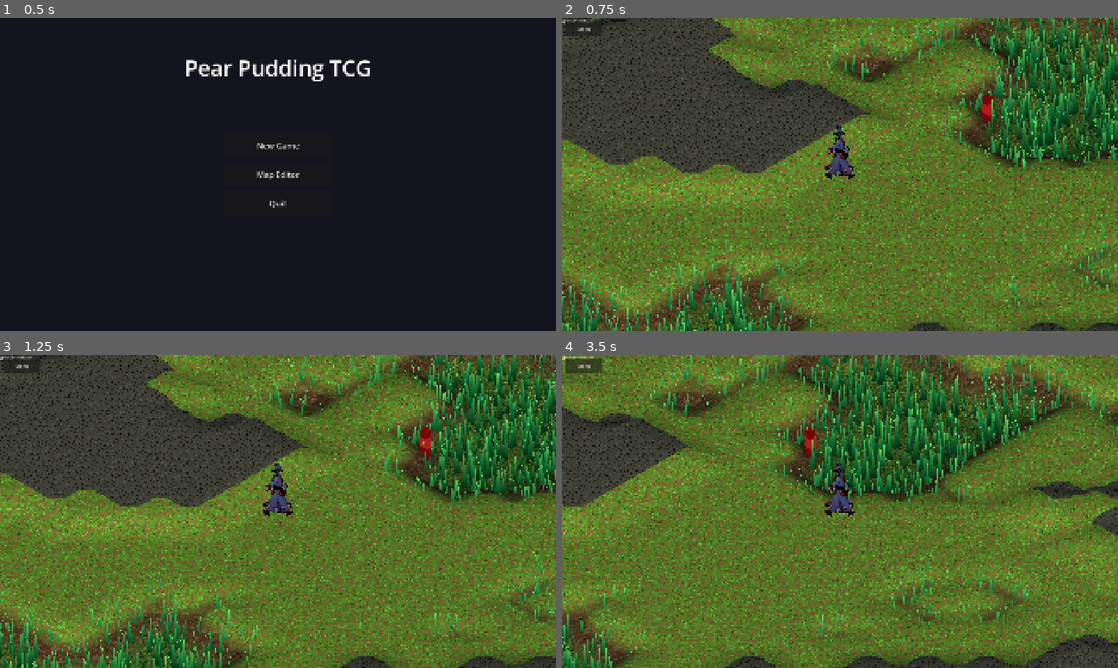
Above: before the commit, frames 1-4 (two rows, left to right).
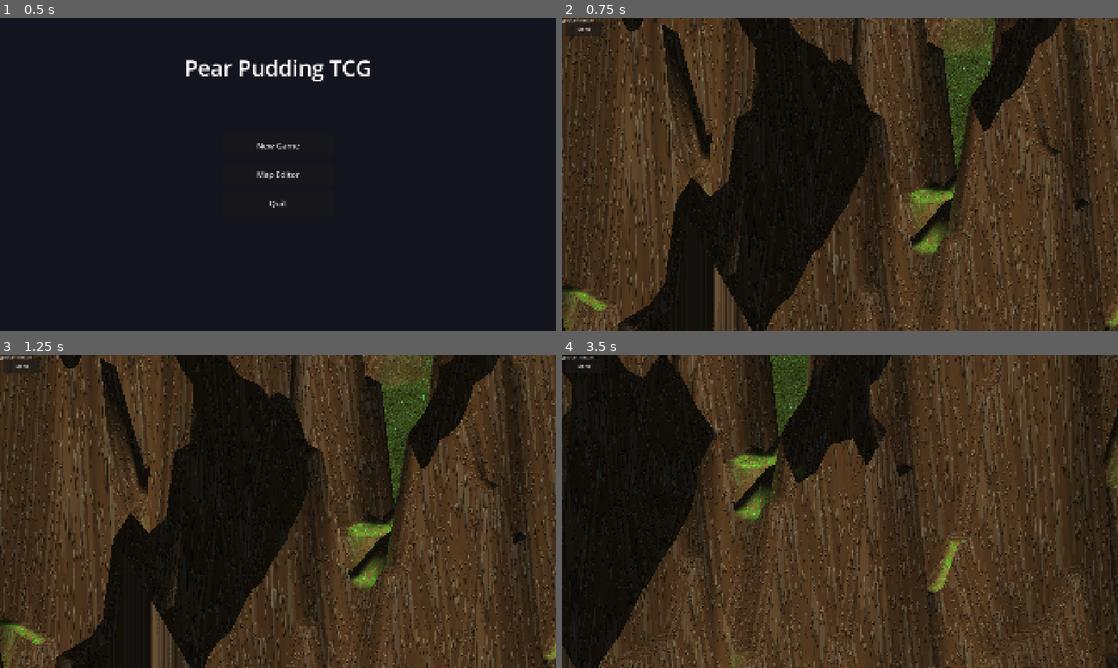
Above: after the commit, the same moments.

Repository: ChrisPauly97/pear-pudding-godot
Game: Godot game, scene res://scenes/ui/MenuScene.tscn
The game is run twice, just before and just after one commit, with the same random seed, the same clock (stepped at 60 frames per second) and the same inputs.
Inputs (mouse positions are in pixels of both pictures, inside the frame that each line leads up to):
- Up to frame 1 (0.5 s): no input
- Up to frame 2 (0.75 s): click "New Game" at 0.5 s
- Up to frame 3 (1.25 s): no input
- Up to frame 4 (3.5 s): tap Enter at 1.25 s; move the mouse to (962, 495) at 1.27 s; hold D (move_right) 1.28-2 s; hold E (interact) 1.28-2 s; click (962, 495) at 1.42 s; tap Space (jump) at 1.52 s; drag from (728, 527) to (812, 574) at 2.02 s; move the mouse to (895, 442) at 2.77 s; hold D (move_right) from 2.78 s (still down); tap 2 at 2.85 s

Frame 1 is identical in both runs. In frame 2, 90% of the frame differs, in the area x 0-100%, y 0-100%; in frame 3, 90%; in frame 4, 93%.

Commit message:
feat: variable hill heights + ruin structures for procedural generation
Hills now use a per-tile power-curve height distribution (levels 1-6 ×
HILL_FACE_H=2.0 → 2-12 world units) so most terrain stays navigable
while rare noise peaks form tall mountains.

Walls no longer spawn from noise. Instead _gen_ruins() stamps 33%-chance
rectangular ruin structures (3×6 inner footprint range) with corner towers
(base+1-3 levels), 80% wall decay, and 1-2 door openings per structure.

TerrainMath now uses separate smoothstep radii for hills (wide, CURVE_R=8)
and walls (tight, WALL_CURVE_R=3) so mountains slope gently while ruin
walls stay sharp. Both compute_height_field and get_height_at read per-tile
hill heights from height_lookup instead of a flat peak_h constant.

Frustum culling Y ceiling raised from 3 → 16 to accommodate tall terrain.

https://claude.ai/code/session_016azU1YnVYA8vYfHQeFd9Wz

Diff:
--- a/autoloads/IsoConst.gd
+++ b/autoloads/IsoConst.gd
@@ -12,6 +12,7 @@
 const ISO_HALF_W: int = 32
 const ISO_HALF_H: int = 16
 const WALL_FACE_H: float = 1.0    # world-unit height per wall level
+const HILL_FACE_H: float = 2.0    # world-unit height per hill level
 const WALL_FACE_TEX_H: int = 36
 
 # Tile type constants
--- a/game_logic/TerrainMath.gd
+++ b/game_logic/TerrainMath.gd
@@ -13,18 +13,22 @@
 
 ## Compute terrain height at world position (wx, wz) using smoothstep blend.
 ## tile_lookup: Callable(ttx: int, ttz: int) -> int  — returns tile type
-## height_lookup: Callable(ttx: int, ttz: int) -> int — returns wall height
-## curve_r: smoothstep transition radius (world units)
-## peak_h: plateau height above ground
+## height_lookup: Callable(ttx: int, ttz: int) -> int — returns tile height level
+## curve_r: hill smoothstep transition radius (world units)
+## peak_h: fallback hill height when height_lookup returns 0 (named-map compat)
+## wall_curve_r: wall smoothstep radius; defaults to curve_r when <= 0
 static func get_height_at(wx: float, wz: float,
 		tile_lookup: Callable, height_lookup: Callable,
-		curve_r: float, peak_h: float) -> float:
-	var tile_check: int = int(ceil(curve_r / IsoConst.TILE_SIZE)) + 1
+		curve_r: float, peak_h: float, wall_curve_r: float = -1.0) -> float:
+	var _wall_r: float = wall_curve_r if wall_curve_r > 0.0 else curve_r
+	var tile_check: int = int(ceil(maxf(curve_r, _wall_r) / IsoConst.TILE_SIZE)) + 1
 	var vtx: int = int(wx / IsoConst.TILE_SIZE)
 	var vtz: int = int(wz / IsoConst.TILE_SIZE)
-	var curve_r_sq: float = curve_r * curve_r
-	var min_dist_sq_hill: float = curve_r_sq
-	var min_dist_sq_wall: float = curve_r_sq
+	var hill_r_sq: float = curve_r * curve_r
+	var wall_r_sq: float = _wall_r * _wall_r
+	var min_dist_sq_hill: float = hill_r_sq
+	var min_dist_sq_wall: float = wall_r_sq
+	var nearest_hill_peak: float = peak_h
 	var nearest_wall_peak: float = 0.0
 	for dtz in range(-tile_check, tile_check + 1):
 		for dtx in range(-tile_check, tile_check + 1):
@@ -41,6 +45,8 @@
 			if tile_type == IsoConst.TILE_HILL:
 				if dist_sq < min_dist_sq_hill:
 					min_dist_sq_hill = dist_sq
+					var hh: int = height_lookup.call(ttx, ttz)
+					nearest_hill_peak = float(hh) * IsoConst.HILL_FACE_H if hh > 0 else peak_h
 			else:  # TILE_WALL
 				if dist_sq < min_dist_sq_wall:
 					min_dist_sq_wall = dist_sq
@@ -48,12 +54,12 @@
 					nearest_wall_peak = minf(float(maxi(1, wh)) * IsoConst.WALL_FACE_H, WALL_MAX_H)
 
 	var h: float = 0.0
-	if min_dist_sq_hill < curve_r_sq:
+	if min_dist_sq_hill < hill_r_sq:
 		var t: float = 1.0 - sqrt(min_dist_sq_hill) / curve_r
 		t = t * t * (3.0 - 2.0 * t)
-		h = peak_h * t
-	if min_dist_sq_wall < curve_r_sq:
-		var tw: float = 1.0 - sqrt(min_dist_sq_wall) / curve_r
+		h = nearest_hill_peak * t
+	if min_dist_sq_wall < wall_r_sq:
+		var tw: float = 1.0 - sqrt(min_dist_sq_wall) / _wall_r
 		tw = tw * tw * (3.0 - 2.0 * tw)
 		var wh: float = nearest_wall_peak * tw
 		if wh > h:
@@ -62,20 +68,24 @@
 
 ## Compute a packed height field for a grid of vertices.
 ## tile_lookup: Callable(ttx: int, ttz: int) -> int — returns tile type
-## height_lookup: Callable(ttx: int, ttz: int) -> int — returns wall height
+## height_lookup: Callable(ttx: int, ttz: int) -> int — returns tile height level
 ## origin_x, origin_z: world-space origin of the grid
 ## nvx, nvz: vertex count in each axis
 ## step: world units between vertices
-## curve_r, peak_h: smoothstep parameters
+## curve_r: hill smoothstep radius; peak_h: fallback hill height when stored height is 0
+## wall_curve_r: wall smoothstep radius; defaults to curve_r when <= 0
 static func compute_height_field(
 		tile_lookup: Callable,
 		height_lookup: Callable,
 		origin_x: float, origin_z: float,
 		nvx: int, nvz: int, step: float,
-		curve_r: float, peak_h: float) -> PackedFloat32Array:
-	var tile_check: int = int(ceil(curve_r / IsoConst.TILE_SIZE)) + 1
-	var curve_r_sq: float = curve_r * curve_r
-	var inv_curve_r: float = 1.0 / curve_r
+		curve_r: float, peak_h: float, wall_curve_r: float = -1.0) -> PackedFloat32Array:
+	var _wall_r: float = wall_curve_r if wall_curve_r > 0.0 else curve_r
+	var tile_check: int = int(ceil(maxf(curve_r, _wall_r) / IsoConst.TILE_SIZE)) + 1
+	var hill_r_sq: float = curve_r * curve_r
+	var wall_r_sq: float = _wall_r * _wall_r
+	var inv_hill_r: float = 1.0 / curve_r
+	var inv_wall_r: float = 1.0 / _wall_r
 
 	var hfield := PackedFloat32Array()
 	hfield.resize(nvx * nvz)
@@ -85,8 +95,9 @@
 			var gz: float = origin_z + iz * step
 			var vtx: int = int(gx / IsoConst.TILE_SIZE)
 			var vtz: int = int(gz / IsoConst.TILE_SIZE)
-			var min_dist_sq_hill: float = curve_r_sq
-			var min_dist_sq_wall: float = curve_r_sq
+			var min_dist_sq_hill: float = hill_r_sq
+			var min_dist_sq_wall: float = wall_r_sq
+			var nearest_hill_peak: float = peak_h
 			var nearest_wall_peak: float = 0.0
 			for dtz in range(-tile_check, tile_check + 1):
 				for dtx in range(-tile_check, tile_check + 1):
@@ -103,6 +114,8 @@
 					if tile_type == IsoConst.TILE_HILL:
 						if dist_sq < min_dist_sq_hill:
 							min_dist_sq_hill = dist_sq
+							var hh: int = height_lookup.call(ttx, ttz)
+							nearest_hill_peak = float(hh) * IsoConst.HILL_FACE_H if hh > 0 else peak_h
 					else:  # TILE_WALL
 						if dist_sq < min_dist_sq_wall:
 							min_dist_sq_wall = dist_sq
@@ -110,12 +123,12 @@
 							nearest_wall_peak = minf(float(maxi(1, wh)) * IsoConst.WALL_FACE_H, WALL_MAX_H)
 
 			var h: float = 0.0
-			if min_dist_sq_hill < curve_r_sq:
-				var t: float = 1.0 - sqrt(min_dist_sq_hill) * inv_curve_r
+			if min_dist_sq_hill < hill_r_sq:
+				var t: float = 1.0 - sqrt(min_dist_sq_hill) * inv_hill_r
 				t = t * t * (3.0 - 2.0 * t)
-				h = peak_h * t
-			if min_dist_sq_wall < curve_r_sq:
-				var tw: float = 1.0 - sqrt(min_dist_sq_wall) * inv_curve_r
+				h = nearest_hill_peak * t
+			if min_dist_sq_wall < wall_r_sq:
+				var tw: float = 1.0 - sqrt(min_dist_sq_wall) * inv_wall_r
 				tw = tw * tw * (3.0 - 2.0 * tw)
 				var wh: float = nearest_wall_peak * tw
 				if wh > h:
--- a/game_logic/world/InfiniteWorldGen.gd
+++ b/game_logic/world/InfiniteWorldGen.gd
@@ -30,6 +30,7 @@
 # Generate full chunk with entities
 static func generate_chunk(p_cx: int, p_cz: int, world_seed: int) -> RefCounted:
 	var chunk := _gen_tile_data(p_cx, p_cz, world_seed)
+	_gen_ruins(chunk, p_cx, p_cz, world_seed)
 	_gen_entities(chunk, p_cx, p_cz, world_seed)
 	chunk.is_generated = true
 	chunk.has_entities = true
@@ -38,6 +39,7 @@
 # Generate tile/height data only (no entities) — used for border ring
 static func generate_chunk_data_only(p_cx: int, p_cz: int, world_seed: int) -> RefCounted:
 	var chunk := _gen_tile_data(p_cx, p_cz, world_seed)
+	_gen_ruins(chunk, p_cx, p_cz, world_seed)
 	chunk.is_generated = true
 	return chunk
 
@@ -55,18 +57,97 @@
 			var n: float = noise.get_noise_2d(float(wtx), float(wtz))
 			var v: float = (n + 1.0) * 0.5
 
-			if v >= WALL_THRESHOLD:
-				chunk.set_tile(lx, lz, IsoConst.TILE_WALL)
-				var wh: int = 1 + int(v * 2.0)
-				chunk.set_height(lx, lz, wh)
-			elif v >= HILL_THRESHOLD:
+			# Walls no longer spawned from noise — ruins are stamped in _gen_ruins instead
+			if v >= HILL_THRESHOLD:
 				chunk.set_tile(lx, lz, IsoConst.TILE_HILL)
-				chunk.set_height(lx, lz, 1)
+				# Power-curve distribution: most hills short, rare tall mountains
+				# hill_factor in [0, 1) within the hill noise band
+				var hill_factor: float = (v - HILL_THRESHOLD) / (WALL_THRESHOLD - HILL_THRESHOLD)
+				var hill_h: int = 1 + int(pow(hill_factor, 2.5) * 5.0)
+				chunk.set_height(lx, lz, hill_h)
 			else:
 				chunk.set_tile(lx, lz, IsoConst.TILE_GRASS)
 				chunk.set_height(lx, lz, 0)
 
 	return chunk
+
+static func _gen_ruins(chunk: RefCounted, p_cx: int, p_cz: int, world_seed: int) -> void:
+	var rng := RandomNumberGenerator.new()
+	rng.seed = _chunk_seed(p_cx, p_cz, world_seed) + 2
+
+	# ~33% chance of a ruin per chunk
+	if rng.randi_range(0, 2) != 0:
+		return
+
+	# Inner size: 3x3 to 6x6 tiles; outer includes the wall ring
+	var inner_w: int = rng.randi_range(3, 6)
+	var inner_h: int = rng.randi_range(3, 6)
+	var outer_w: int = inner_w + 2
+	var outer_h: int = inner_h + 2
+
+	# Ensure the structure fits with a margin from chunk edges
+	const MARGIN: int = 2
+	if outer_w + MARGIN * 2 > CHUNK_SIZE or outer_h + MARGIN * 2 > CHUNK_SIZE:
+		return
+
+	var sx: int = rng.randi_range(MARGIN, CHUNK_SIZE - outer_w - MARGIN)
+	var sz: int = rng.randi_range(MARGIN, CHUNK_SIZE - outer_h - MARGIN)
+
+	# Wall heights: base 4–6 levels, corner towers get an extra 1–3 on top
+	var base_h: int = rng.randi_range(4, 6)
+	var corner_bonus: int = rng.randi_range(1, 3)
+
+	# Pick 1–2 door openings on the perimeter (not at corners)
+	var doors: Array[Vector2i] = []
+	var possible_doors: Array[Vector2i] = []
+	for i in range(1, outer_w - 1):
+		possible_doors.append(Vector2i(sx + i, sz))
+		possible_doors.append(Vector2i(sx + i, sz + outer_h - 1))
+	for i in range(1, outer_h - 1):
+		possible_doors.append(Vector2i(sx, sz + i))
+		possible_doors.append(Vector2i(sx + outer_w - 1, sz + i))
+	var door_count: int = rng.randi_range(1, 2)
+	for _d in range(door_count):
+		if possible_doors.is_empty():
+			break
+		var door_idx: int = rng.randi_range(0, possible_doors.size() - 1)
+		doors.append(possible_doors[door_idx])
+		possible_doors.remove_at(door_idx)
+
+	# Stamp the ruin — perimeter walls, flat interior floor
+	for lx in range(outer_w):
+		for lz in range(outer_h):
+			var tx: int = sx + lx
+			var tz: int = sz + lz
+			var on_perimeter: bool = lx == 0 or lx == outer_w - 1 or lz == 0 or lz == outer_h - 1
+
+			if not on_perimeter:
+				# Interior: clear to flat grass so the floor is walkable
+				chunk.set_tile(tx, tz, IsoConst.TILE_GRASS)
+				chunk.set_height(tx, tz, 0)
+				continue
+
+			var pos: Vector2i = Vector2i(tx, tz)
+			if pos in doors:
+				# Door opening — leave as grass
+				chunk.set_tile(tx, tz, IsoConst.TILE_GRASS)
+				chunk.set_height(tx, tz, 0)
+				continue
+
+			var is_corner: bool = (lx == 0 or lx == outer_w - 1) and (lz == 0 or lz == outer_h - 1)
+			if is_corner:
+				# Corner towers are always intact and slightly taller
+				chunk.set_tile(tx, tz, IsoConst.TILE_WALL)
+				chunk.set_height(tx, tz, base_h + corner_bonus)
+			else:
+				# 80% of wall segments remain; the rest have crumbled
+				if rng.randf() < 0.80:
+					var wall_h: int = base_h + rng.randi_range(-1, 1)
+					chunk.set_tile(tx, tz, IsoConst.TILE_WALL)
+					chunk.set_height(tx, tz, maxi(2, wall_h))
+				else:
+					chunk.set_tile(tx, tz, IsoConst.TILE_GRASS)
+					chunk.set_height(tx, tz, 0)
 
 static func _gen_entities(chunk: RefCounted, p_cx: int, p_cz: int, world_seed: int) -> void:
 	var rng := RandomNumberGenerator.new()
--- a/scenes/world/ChunkRenderer.gd
+++ b/scenes/world/ChunkRenderer.gd
@@ -8,12 +8,13 @@
 const _ChestScene = preload("res://scenes/world/entities/Chest.tscn")
 
 const TERRAIN_VDENSITY: int = 2
-const PLATEAU_H:        float = 1.5   # hill plateau height above ground
-const CURVE_R:          float = 3.0   # smoothstep transition radius (world units)
+const PLATEAU_H:        float = 1.5   # fallback hill height for tiles with no stored height
+const CURVE_R:          float = 8.0   # hill smoothstep radius (wide, gentle mountain slopes)
+const WALL_CURVE_R:     float = 3.0   # wall smoothstep radius (tight, sharp ruin faces)
 
 # Tile neighbourhood radius used when building the tile_grid snapshot.
 # Must match what WorldScene._snapshot_tile_grid_for() uses.
-const TILE_CHECK: int = 3  # ceil(CURVE_R / TILE_SIZE) + 1
+const TILE_CHECK: int = 5  # ceil(CURVE_R / TILE_SIZE) + 1 = ceil(8/2)+1 = 5
 
 var _chunk_data: RefCounted   # ChunkData
 var _chunk_key:  Vector2i
@@ -57,12 +58,12 @@
 			grid_tile_lookup, grid_height_lookup,
 			chunk_origin.x, chunk_origin.z,
 			nvx, nvz, step,
-			CURVE_R, PLATEAU_H)
+			CURVE_R, PLATEAU_H, WALL_CURVE_R)
 
 	var terrain_res: Dictionary = TerrainMath.build_terrain_mesh(
 			hfield, grid_tile_lookup,
 			chunk_origin.x, chunk_origin.z,
-			nvx, nvz, step, PLATEAU_H)
+			nvx, nvz, step, TerrainMath.WALL_MAX_H)
 
 	return {
 		"mesh":        terrain_res["mesh"],
--- a/scenes/world/WorldScene.gd
+++ b/scenes/world/WorldScene.gd
@@ -236,10 +236,13 @@
 
 # Compute terrain height at a world position using the shared smoothstep algorithm.
 func get_terrain_height(wx: float, wz: float) -> float:
-	var curve_r: float = HILL_RAMP_R if not infinite else 3.0
 	var tile_fn: Callable = get_tile_global if infinite else world_map.get_tile
 	var height_fn: Callable = _get_height_global if infinite else world_map.get_height
-	return TerrainMath.get_height_at(wx, wz, tile_fn, height_fn, curve_r, HILL_PEAK_H)
+	if infinite:
+		# Use the same radii as ChunkRenderer so entity Y matches the rendered terrain
+		return TerrainMath.get_height_at(wx, wz, tile_fn, height_fn,
+				ChunkRenderer.CURVE_R, HILL_PEAK_H, ChunkRenderer.WALL_CURVE_R)
+	return TerrainMath.get_height_at(wx, wz, tile_fn, height_fn, HILL_RAMP_R, HILL_PEAK_H)
 
 # Returns false if the chunk AABB is definitely outside the camera frustum.
 # Uses the standard separating-plane test: if all 8 corners of the chunk's
@@ -250,16 +253,16 @@
 	var z0: float = float(cz) * ws
 	var x1: float = x0 + ws
 	var z1: float = z0 + ws
-	# Y range: -1 (below flat ground) to 3 (above hill + wall peak)
+	# Y range: -1 (below flat ground) to 16 (above tallest mountain/ruin peak)
 	for plane: Plane in frustum:
 		if (not plane.is_point_over(Vector3(x0, -1.0, z0)) and
 			not plane.is_point_over(Vector3(x1, -1.0, z0)) and
 			not plane.is_point_over(Vector3(x0, -1.0, z1)) and
 			not plane.is_point_over(Vector3(x1, -1.0, z1)) and
-			not plane.is_point_over(Vector3(x0,  3.0, z0)) and
-			not plane.is_point_over(Vector3(x1,  3.0, z0)) and
-			not plane.is_point_over(Vector3(x0,  3.0, z1)) and
-			not plane.is_point_over(Vector3(x1,  3.0, z1))):
+			not plane.is_point_over(Vector3(x0, 16.0, z0)) and
+			not plane.is_point_over(Vector3(x1, 16.0, z0)) and
+			not plane.is_point_over(Vector3(x0, 16.0, z1)) and
+			not plane.is_point_over(Vector3(x1, 16.0, z1))):
 			return false
 	return true
 
